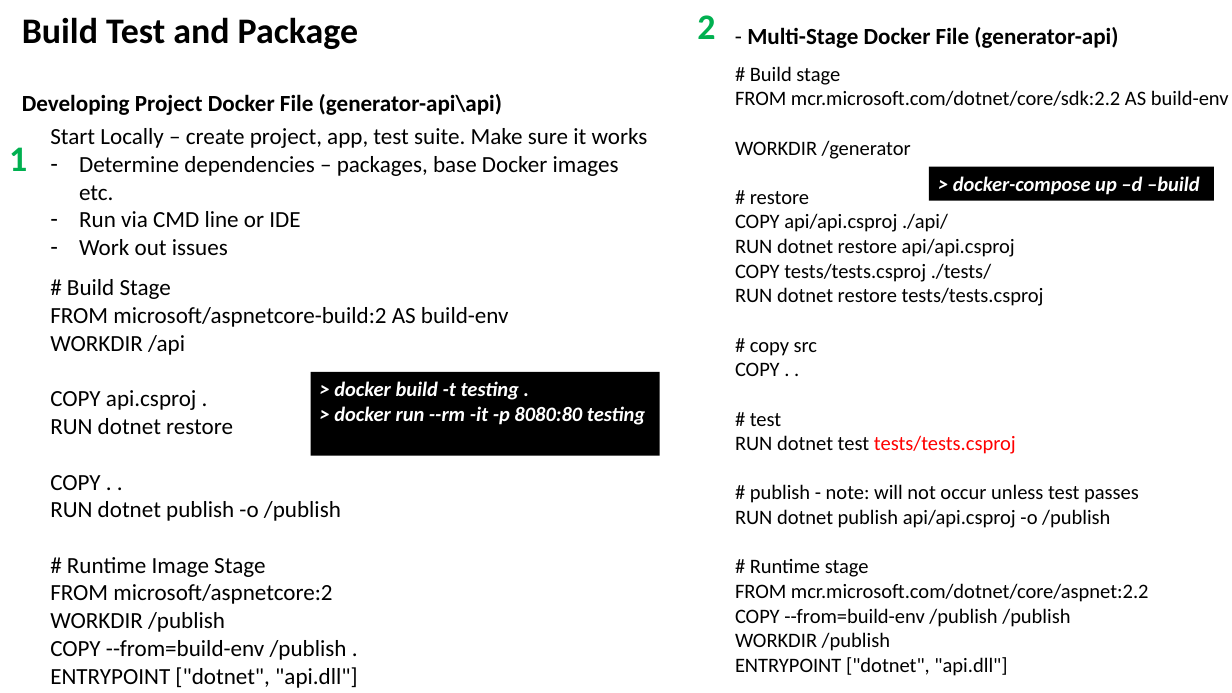
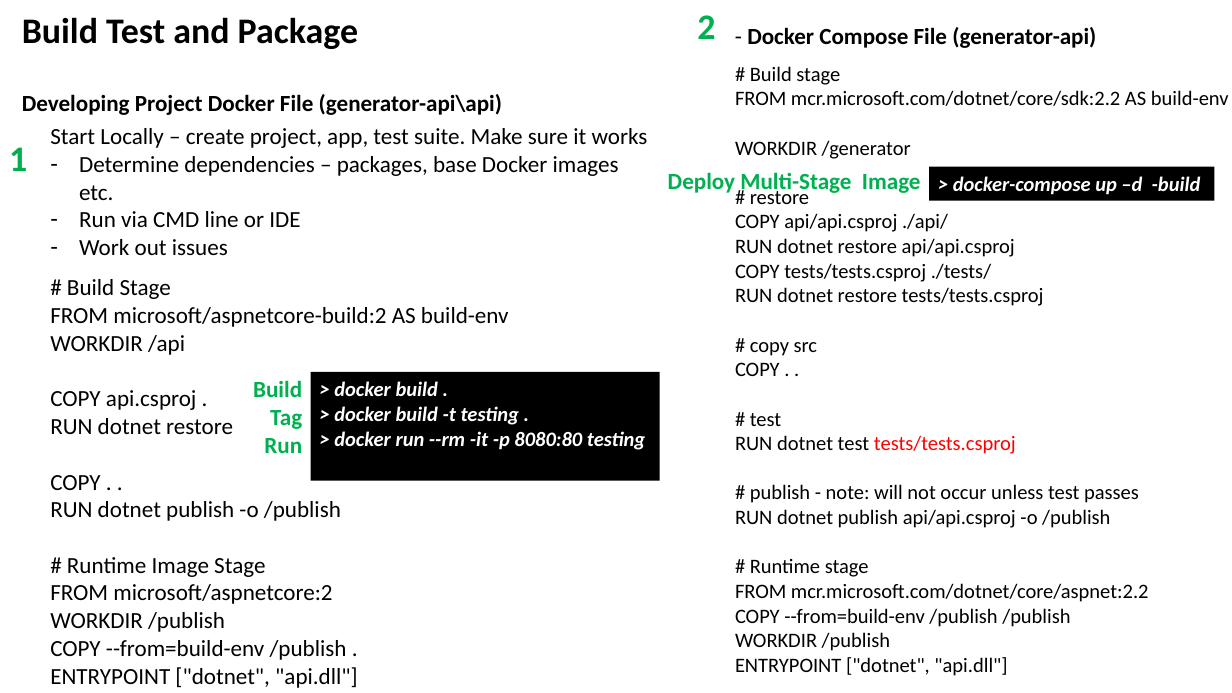
Before and after one commit to kaubster/aspnetcore-generator-api, a slide deck: slide 4 of infra/Pipeline Design.pptx. Drawn at 1232x693 pixels with LibreOffice and Linux fonts; fonts in the diff are those of the drawing. Boxes give left, top, right and bottom in pixels: in the first picture for what was removed or moved away, otherwise in the second. Text is boxed around its words. In the diff, an @@ line names an element or a change of style, - is before the commit and + after.

Commit message:
adding integration stage

```diff
--- a/infra/Pipeline Design.pptx
+++ b/infra/Pipeline Design.pptx
@@ text at <box>747,27,1096,48</box>: text changed @@
-- Multi-Stage Docker File (generator-api)
+- Docker Compose File (generator-api)
@@ text added at <box>668,172,921,196</box>, 18 pt, text #00B050, bold @@
+Deploy Multi-Stage Image
@@ text in rectangle at <box>953,176,1201,195</box>: text changed @@
-> docker-compose up –d –build
+> docker-compose up –d -build
@@ text added at <box>253,380,302,453</box>, 18 pt, text #00B050, bold @@
+Build
+Tag
+Run
@@ rectangle "> docker build .": place and size @@
-rectangle "> docker build ." at <box>311,372,660,456</box>
+rectangle "> docker build ." at <box>311,372,660,481</box>
```
Also in this commit, not shown: 3 other slides changed, 2 slides added, 10 other files.
